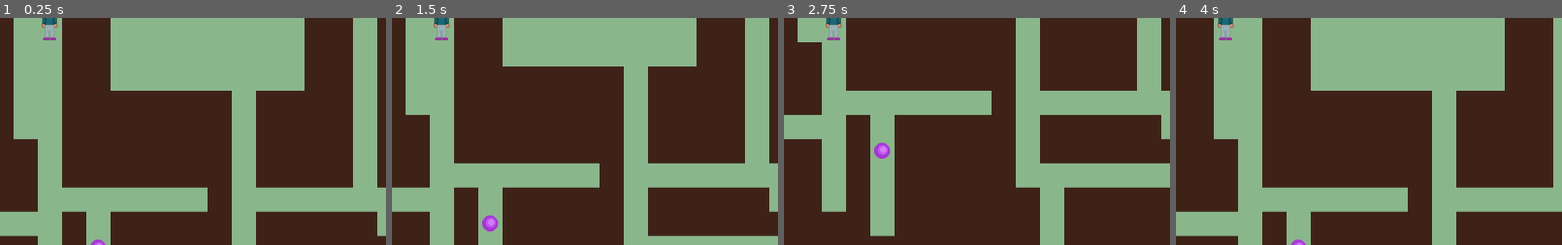
Above: before the commit, frames 1-4 (left to right).
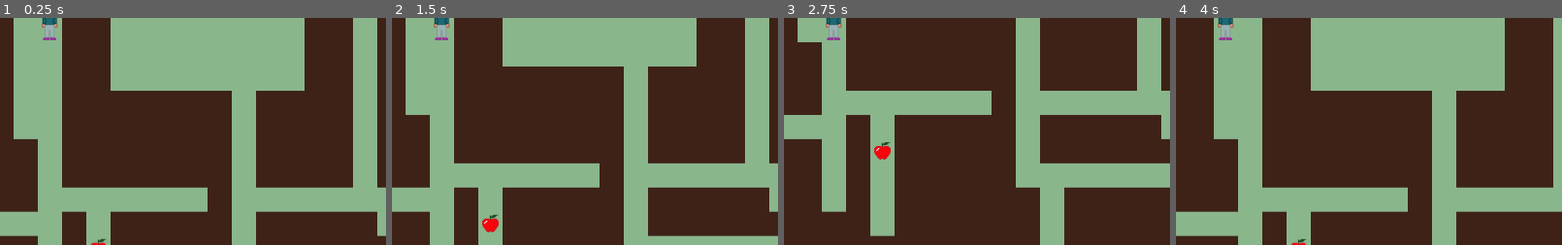
Above: after the commit, the same moments.

Repository: AnaNymus/roguelike
Game: Godot game, scene res://scenes/main.tscn
The game is run twice, just before and just after one commit, with the same random seed, the same clock (stepped at 60 frames per second) and the same inputs.
Inputs:
- Up to frame 1 (0.25 s): no input
- Up to frame 2 (1.5 s): tap Enter at 0.5 s; hold Right (ui_right) 0.53-1.28 s; tap Space (ui_select) at 0.77, 1.25 s; hold Down (ui_down) from 1.28 s (still down)
- Up to frame 3 (2.75 s): tap Space (ui_select) at 1.52 s; release Down (ui_down) at 2.03 s; hold Right (ui_right) from 2.03 s (still down)
- Up to frame 4 (4 s): tap Enter at 2.75 s; release Right (ui_right) at 2.78 s; hold Up (ui_up) 2.78-3.53 s; tap Space (ui_select) at 3.02, 3.77 s; hold Left (ui_left) from 3.53 s (still down)
The pictures show only the part of the screen within x 45-95%, y 50-100%; the shares and areas given below are measured in that part.

The runs differ from the first frame. In frame 1, less than 0.1% of the frame differs, in the area x 23-28%, y 97-100%; in frame 2, 0.3%, in the area x 23-28%, y 86-95%; in frame 3, 0.3%; in frame 4, less than 0.1%.

Commit message:
beginning bag mechanics

Diff:
--- /dev/null
+++ b/scenes/bag_display.tscn
@@ -0,0 +1,21 @@
+[gd_scene load_steps=2 format=2]
+
+[ext_resource path="res://scripts/bag_display.gd" type="Script" id=1]
+
+[node name="bag_display" type="Panel"]
+margin_left = 110.681
+margin_top = 74.3635
+margin_right = 886.681
+margin_bottom = 501.364
+script = ExtResource( 1 )
+__meta__ = {
+"_edit_use_anchors_": false
+}
+
+[node name="close" type="Button" parent="."]
+margin_left = 665.479
+margin_top = 393.458
+margin_right = 760.479
+margin_bottom = 413.458
+text = "Close Bag"
+[connection signal="pressed" from="close" to="." method="_on_close_pressed"]
--- /dev/null
+++ b/scenes/botannical.tscn
@@ -0,0 +1,11 @@
+[gd_scene load_steps=3 format=2]
+
+[ext_resource path="res://sprites/apple.png" type="Texture" id=1]
+[ext_resource path="res://scripts/botannical.gd" type="Script" id=2]
+
+[node name="botannical" type="Node2D"]
+script = ExtResource( 2 )
+
+[node name="Sprite" type="Sprite" parent="."]
+texture = ExtResource( 1 )
+centered = false
--- a/scenes/main.tscn
+++ b/scenes/main.tscn
@@ -16,10 +16,6 @@
 0/tile_mode = 0
 0/occluder_offset = Vector2( 0, 0 )
 0/navigation_offset = Vector2( 0, 0 )
-0/shape_offset = Vector2( 0, 0 )
-0/shape_transform = Transform2D( 1, 0, 0, 1, 0, 0 )
-0/shape_one_way = false
-0/shape_one_way_margin = 0.0
 0/shapes = [  ]
 0/z_index = 0
 1/name = "wall"
@@ -30,10 +26,6 @@
 1/tile_mode = 0
 1/occluder_offset = Vector2( 0, 0 )
 1/navigation_offset = Vector2( 0, 0 )
-1/shape_offset = Vector2( 0, 0 )
-1/shape_transform = Transform2D( 1, 0, 0, 1, 0, 0 )
-1/shape_one_way = false
-1/shape_one_way_margin = 0.0
 1/shapes = [  ]
 1/z_index = 0
 
--- /dev/null
+++ b/scripts/bag_display.gd
@@ -0,0 +1,21 @@
+extends Panel
+
+
+# Declare member variables here. Examples:
+# var a = 2
+# var b = "text"
+
+
+# Called when the node enters the scene tree for the first time.
+func _ready():
+	pass # Replace with function body.
+
+
+# Called every frame. 'delta' is the elapsed time since the previous frame.
+#func _process(delta):
+#	pass
+
+
+func _on_close_pressed():
+	self.visible = false
+	# TODO: unlock parent controls
--- /dev/null
+++ b/scripts/botannical.gd
@@ -0,0 +1,15 @@
+extends Node2D
+
+
+# Declare member variables here. Examples:
+# var a = 2
+# var b = "text"
+var type = "random_item"
+
+# Called when the node enters the scene tree for the first time.
+func _ready():
+	pass # Replace with function body.
+
+func set_item_type(t):
+	type = t
+	# TODO: change item sprite
--- a/scripts/map.gd
+++ b/scripts/map.gd
@@ -104,7 +104,7 @@
 # for now, it will just place the generic item "item"
 func gen_items(num):
 	var countdown = num
-	var i = preload("res://scenes/item.tscn")
+	var i = preload("res://scenes/botannical.tscn")
 
 	while countdown > 0:
 		var vec = Vector2(randi()%int(mapSize.x), randi()%int(mapSize.y))
--- a/scripts/player.gd
+++ b/scripts/player.gd
@@ -25,7 +25,7 @@
 var animationTimerMax = 0.2
 
 # TODO: more advanced later
-var bag = []
+var bag = {}
 
 # Called when the node enters the scene tree for the first time.
 func _ready():
@@ -95,8 +95,14 @@
 
 func pickup_item(item):
 	animationTimer = animationTimerMax
+
 	# put item in bag
-	bag.append(item)
+	# TODO: item details should be stored in main
+	if bag.has(item.type):
+		bag[item.type] += 1
+	else:
+		bag[item.type] = 1
+
 	# remove item from world map
 	item.get_parent().remove_child(item)
 
Binary file added: sprites/apple.png
Not shown, added: sprites/apple.png.import
